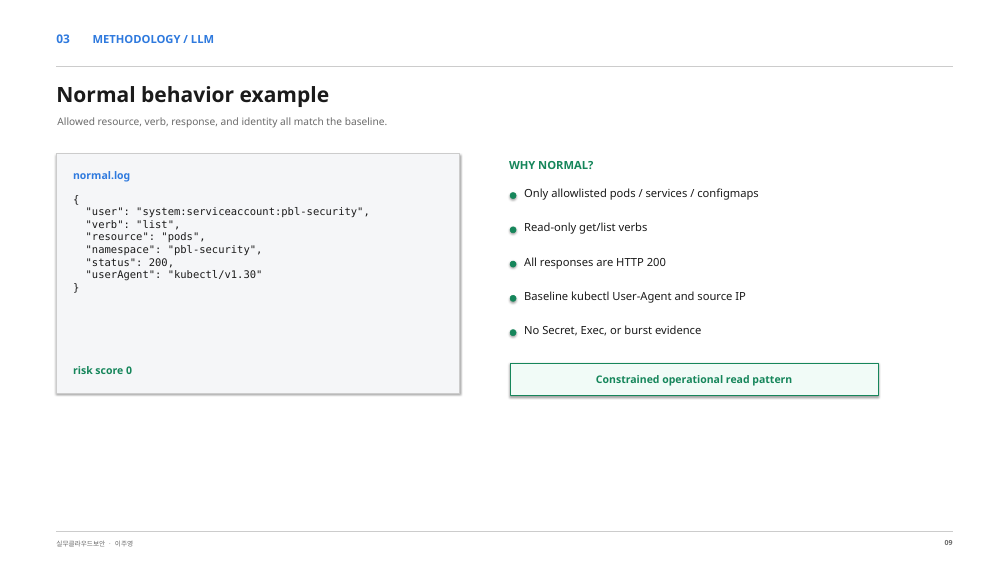
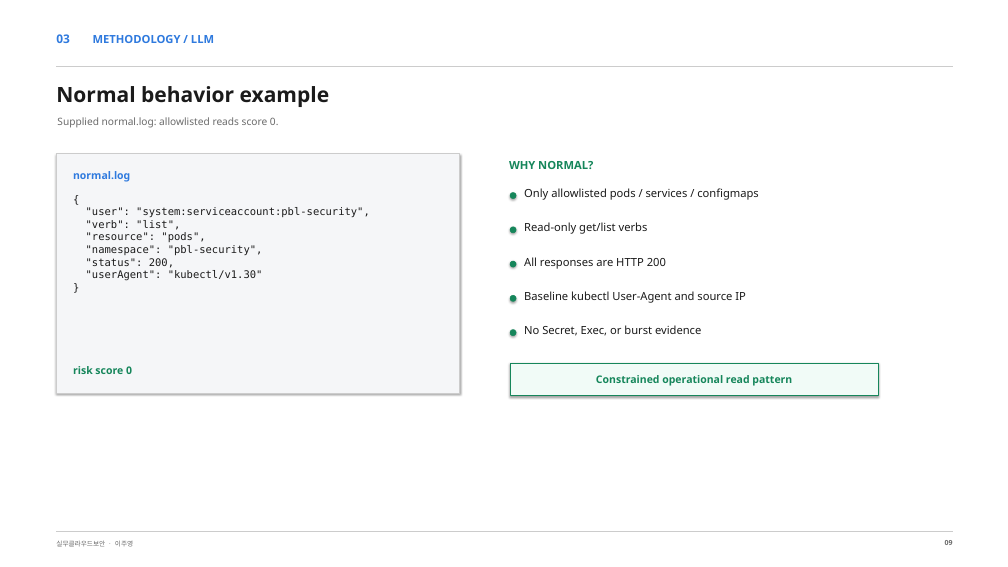
Before and after one commit to leeju0/Cloud_PBL, a slide deck: slide 9 of presentation/api_credential_abuse_detection.pptx. Drawn at 1008x567 pixels with LibreOffice and Linux fonts; fonts in the diff are those of the drawing. Boxes give left, top, right and bottom in pixels: in the first picture for what was removed or moved away, otherwise in the second. Text is boxed around its words. In the diff, an @@ line names an element or a change of style, - is before the commit and + after.

```diff
--- a/presentation/api_credential_abuse_detection.pptx
+++ b/presentation/api_credential_abuse_detection.pptx
@@ text at <box>57,117,279,128</box>: text changed @@
-Allowed resource, verb, response, and identity all match the baseline.
+Supplied normal.log: allowlisted reads score 0.
```
Also in this commit, not shown: 11 other slides changed, 1 other file.
